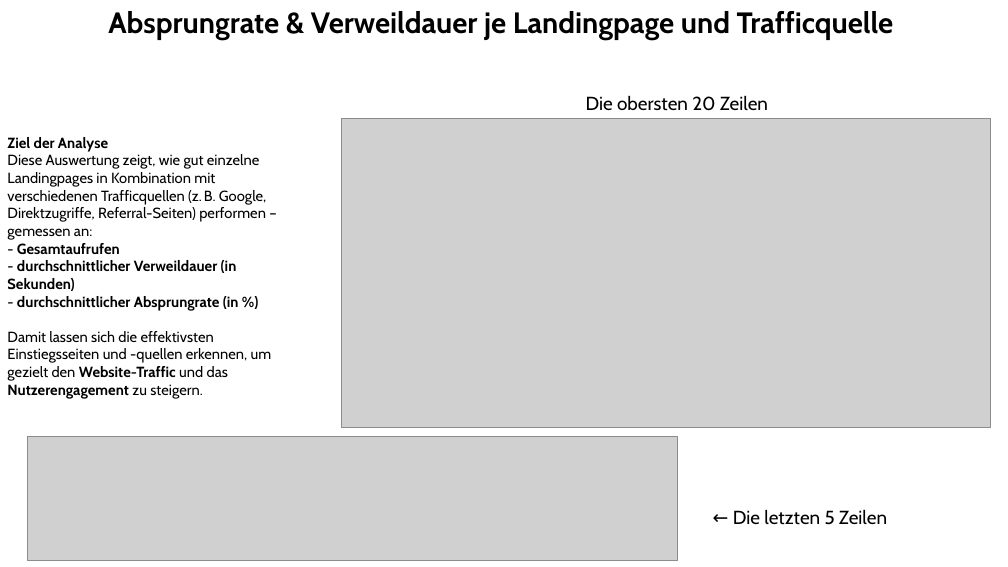
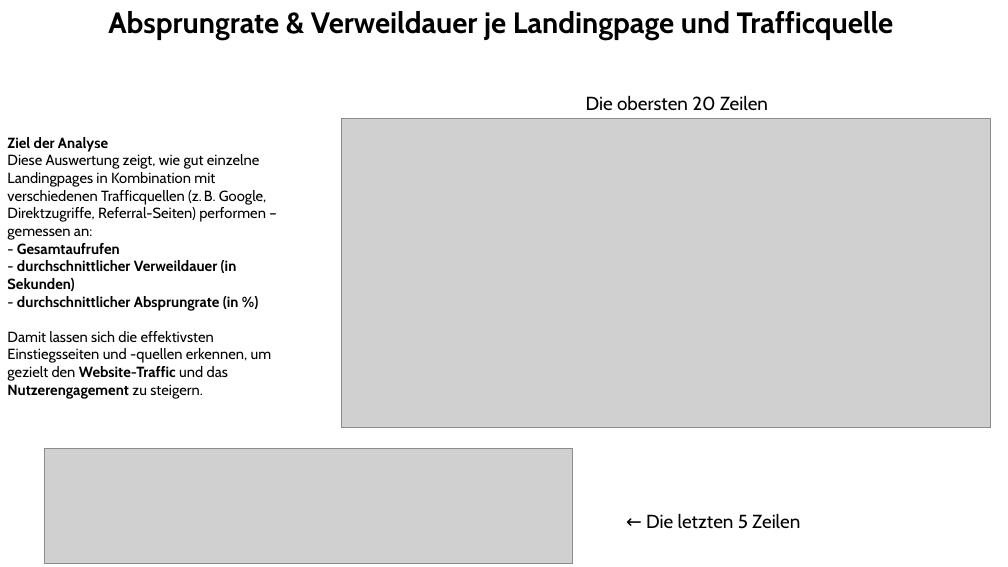
Before and after one commit to AmerorasWorks/Redezeit-Analyse, a slide deck: slide 14 of Präsentation der Analysen.pptx. Drawn at 1008x567 pixels with LibreOffice and Linux fonts; fonts in the diff are those of the drawing; grey boxes stand for pictures. Boxes give left, top, right and bottom in pixels: in the first picture for what was removed or moved away, otherwise in the second. Text is boxed around its words. In the diff, an @@ line names an element or a change of style, - is before the commit and + after.

```diff
--- a/Präsentation der Analysen.pptx
+++ b/Präsentation der Analysen.pptx
@@ picture: place and size @@
-picture at box(27, 436, 677, 560)
+picture at box(45, 449, 572, 564)
@@ text "← Die letzten 5 Zeilen": place and size @@
-text "← Die letzten 5 Zeilen" at box(733, 509, 887, 525)
+text "← Die letzten 5 Zeilen" at box(646, 513, 800, 529)
```
Also in this commit, not shown: 3 other slides changed, 2 other files.
